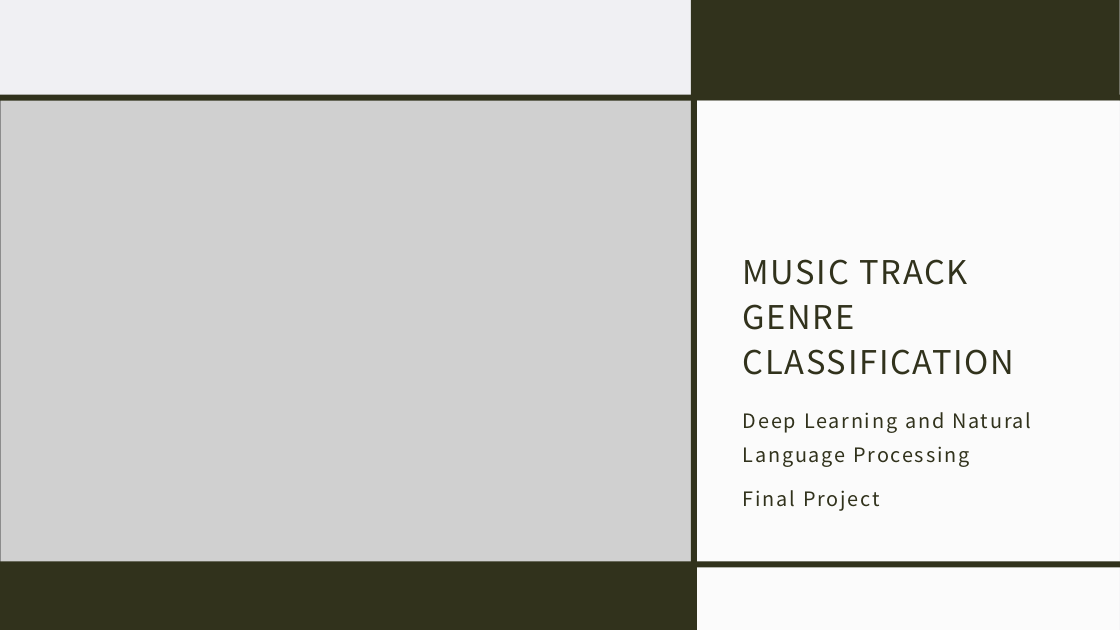
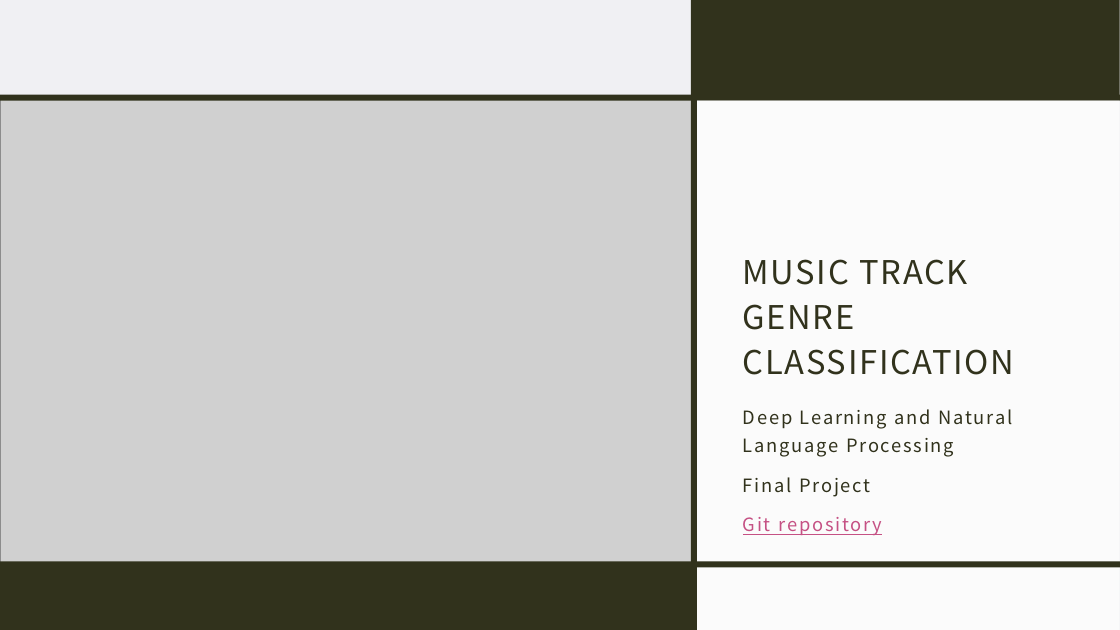
Before and after one commit to oridarshan/Deep-Learning-Genre-Classification, a slide deck: slide 1 of Music track Genre Classification.pptx. Drawn at 1120x630 pixels with LibreOffice and Linux fonts; fonts in the diff are those of the drawing; grey boxes stand for pictures. Boxes give left, top, right and bottom in pixels: in the first picture for what was removed or moved away, otherwise in the second. Text is boxed around its words. In the diff, an @@ line names an element or a change of style, - is before the commit and + after.

Commit message:
add project

```diff
--- a/Music track Genre Classification.pptx
+++ b/Music track Genre Classification.pptx
@@ subtitle at <box>743,409,1012,497</box>: size 17 to 15.7 pt in "Deep Learning and Natural Language Processing", "Final Project"; line spacing 1.4 to 1.3 @@
@@ subtitle at <box>743,517,771,535</box>: paragraph added @@
+Git repository
```
Also in this commit, not shown: 1 other file.
